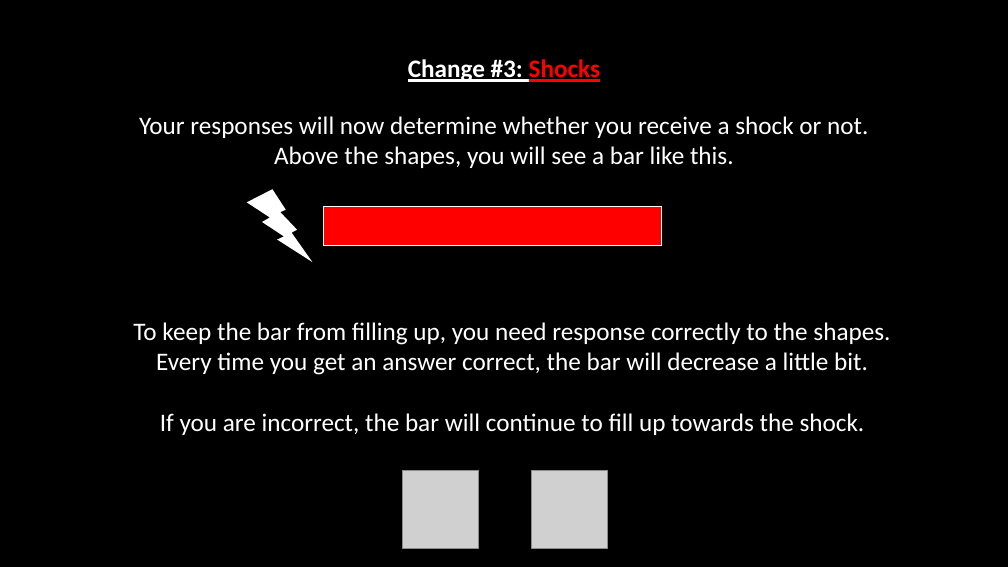
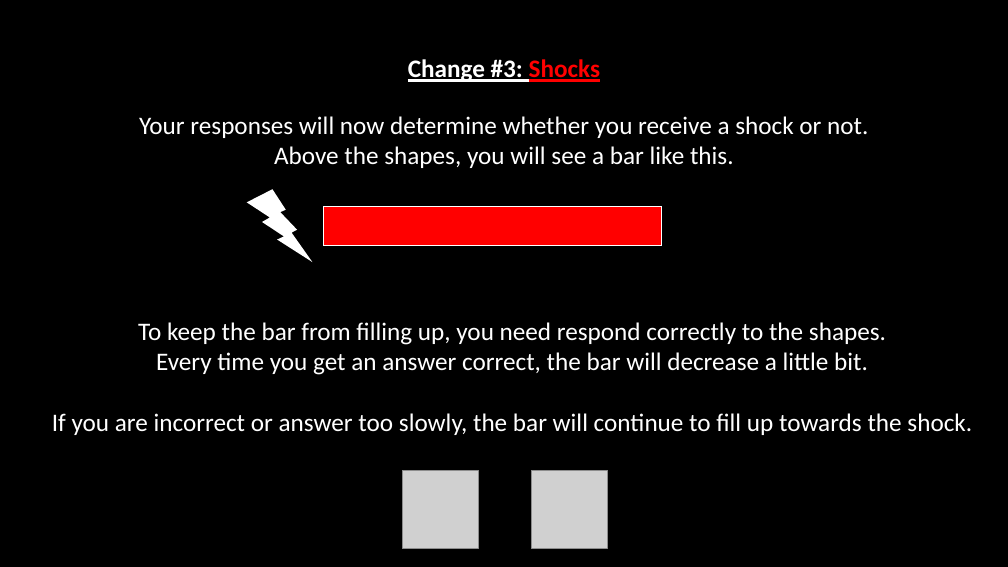
Before and after one commit to seandamiandevine/EffortProgress2, a slide deck: slide 12 of task/instructions/instructions.pptx. Drawn at 1008x567 pixels with LibreOffice and Linux fonts; fonts in the diff are those of the drawing; grey boxes stand for pictures. Boxes give left, top, right and bottom in pixels: in the first picture for what was removed or moved away, otherwise in the second. Text is boxed around its words. In the diff, an @@ line names an element or a change of style, - is before the commit and + after.

```diff
--- a/task/instructions/instructions.pptx
+++ b/task/instructions/instructions.pptx
@@ text at (138,322,886,345): text changed @@
-To keep the bar from filling up, you need response correctly to the shapes.
+To keep the bar from filling up, you need respond correctly to the shapes.
@@ text at (52,413,972,435): text changed @@
-If you are incorrect, the bar will continue to fill up towards the shock.
+If you are incorrect or answer too slowly, the bar will continue to fill up towards the shock.
```
Also in this commit, not shown: 3 other slides changed, 13 other files.
